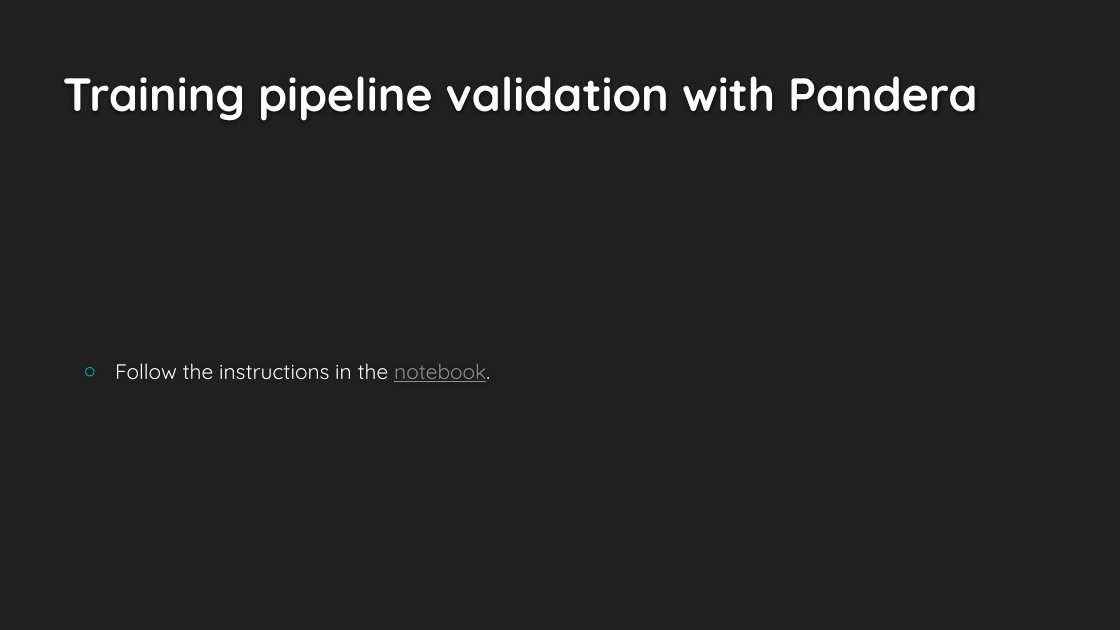
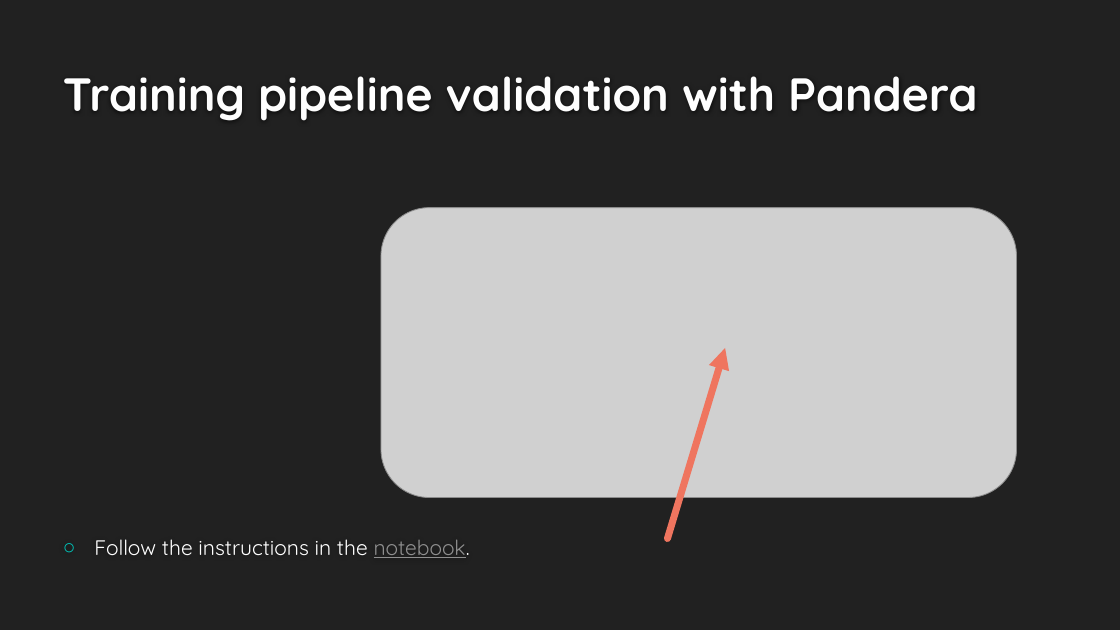
Before and after one commit to NatanMish/data_validation, a slide deck: slide 15 of Data Validation for Data Science.pptx. Drawn at 1120x630 pixels with LibreOffice and Linux fonts; fonts in the diff are those of the drawing; grey boxes stand for pictures; background and template pictures are left out. Boxes give left, top, right and bottom in pixels: in the first picture for what was removed or moved away, otherwise in the second. Text is boxed around its words. In the diff, an @@ line names an element or a change of style, - is before the commit and + after.

```diff
--- a/Data Validation for Data Science.pptx
+++ b/Data Validation for Data Science.pptx
@@ picture added at [381,208,1017,497] @@
@@ text "Follow the instructions in the ...": place and size @@
-text "Follow the instructions in the ..." at [115,363,490,382]
+text "Follow the instructions in the ..." at [94,539,470,558]
@@ arrow added from (668, 539) to (725, 348), #EF755F 6 pt @@
```
Also in this commit, not shown: 1 other slide changed, 2 other files.
